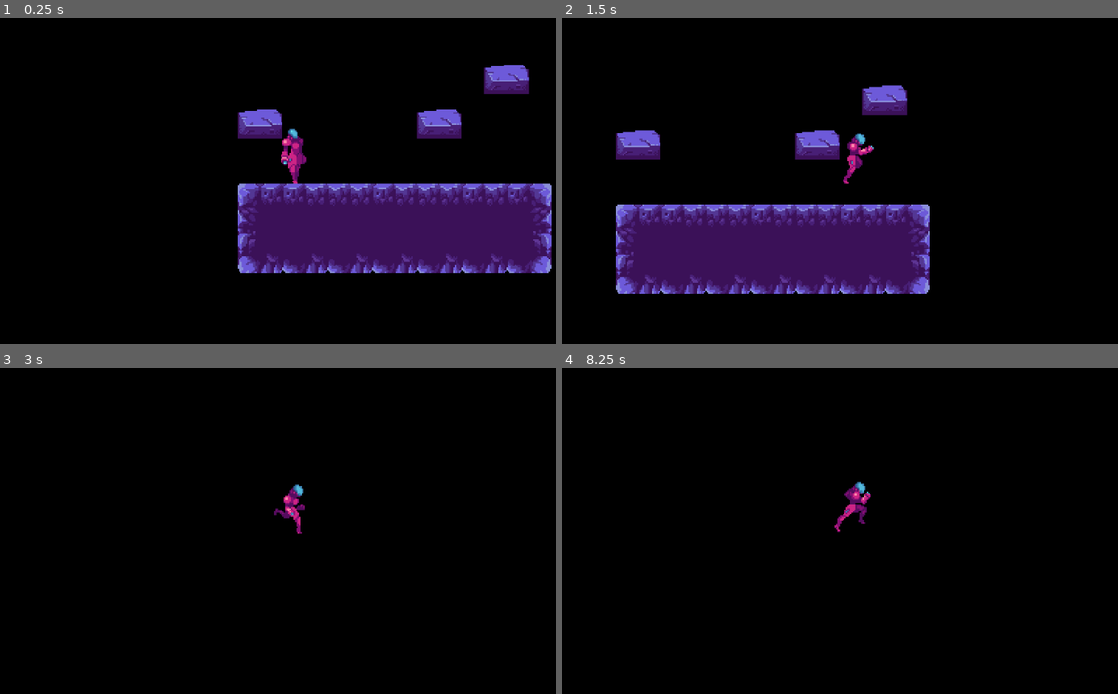
Above: before the commit, frames 1-4 (two rows, left to right).
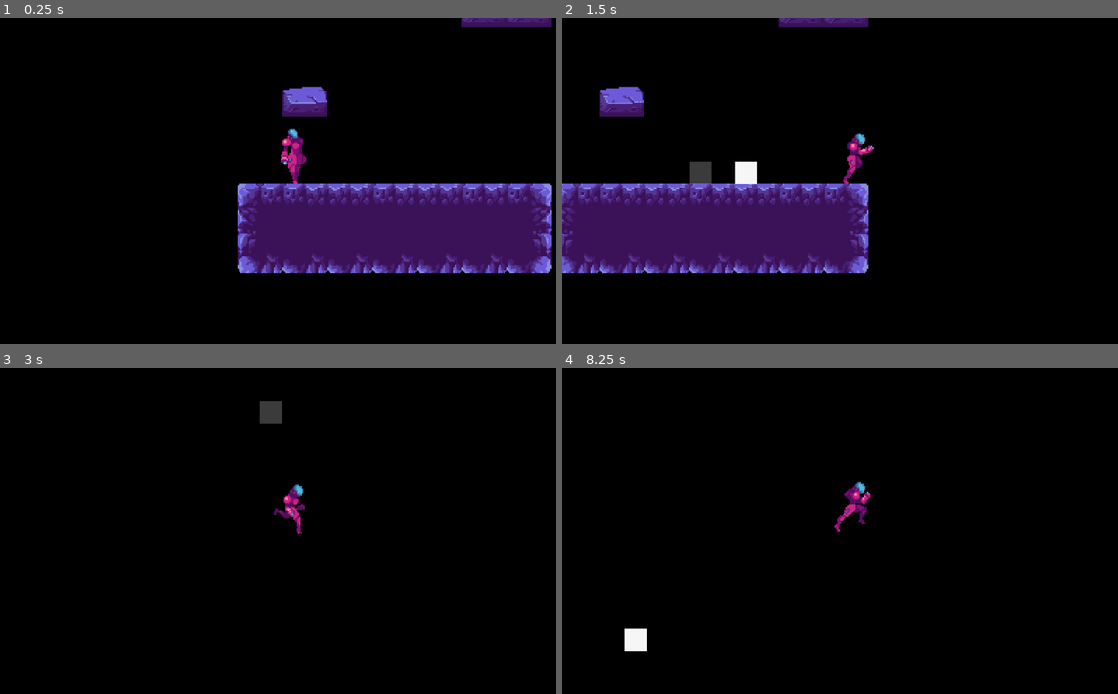
Above: after the commit, the same moments.

Repository: Enweave/gmtk2024
Game: Godot game, scene res://levels/level_test.tscn
Same seed, same stepped clock (60 frames per second), same inputs: the game is played once before the commit and once after it.
Inputs (mouse positions are in pixels of both pictures, inside the frame that each line leads up to):
- Up to frame 1 (0.25 s): no input
- Up to frame 2 (1.5 s): move the mouse to (984, 167) at 0.52 s; hold D (move_right) from 0.53 s (still down); click (984, 167) at 0.6 s; tap Space (jump) at 0.77 s; move the mouse to (739, 200) at 1.27 s; click (739, 200) at 1.35 s
- Up to frame 3 (3 s): tap Space (jump) at 1.52 s; move the mouse to (355, 459) at 2.02 s; release D (move_right) at 2.03 s; hold A (move_left) 2.03-2.78 s; click (355, 459) at 2.1 s; move the mouse to (266, 599) at 2.77 s; hold D (move_right) from 2.78 s (still down); click (266, 599) at 2.85 s
- Up to frame 4 (8.25 s): tap Space (jump) at 3.02, 3.77, 4.52, 6.02, 6.77, 7.52 s; move the mouse to (1034, 583) at 3.52 s; click (1034, 583) at 3.6 s; move the mouse to (678, 485) at 4.27 s; release D (move_right) at 4.28 s; hold A (move_left) 4.28-5.03 s; click (678, 485) at 4.35 s; move the mouse to (884, 534) at 5.02 s; hold D (move_right) 5.03-5.78 s; click (884, 534) at 5.1 s; move the mouse to (767, 449) at 5.77 s; hold A (move_left) 5.78-7.28 s; click (767, 449) at 5.85 s; move the mouse to (984, 517) at 6.52 s; click (984, 517) at 6.6 s; move the mouse to (739, 550) at 7.27 s; hold D (move_right) from 7.28 s (still down); click (739, 550) at 7.35 s; move the mouse to (917, 459) at 8.02 s; click (917, 459) at 8.1 s

The runs differ from the first frame. In frame 1, 3.3% of the frame differs, in the area x 42-100%, y 0-38%; in frame 2, 19%, in the area x 0-67%, y 0-85%; in frame 3, 0.3%; in frame 4, 0.3%.

Commit message:
block thingy

Diff:
--- /dev/null
+++ b/actors/buildable/block/block.gd
@@ -0,0 +1,22 @@
+extends RigidBody2D
+
+class_name Block
+
+@onready var anim_player = %AnimationPlayer
+var is_being_removed: bool = false
+
+# Called when the node enters the scene tree for the first time.
+func _ready() -> void:
+	anim_player.play("appear")
+
+
+func remove() -> void:
+	if !is_being_removed:
+		is_being_removed = true
+		anim_player.play("disappear")
+		await get_tree().create_timer(0.5).timeout
+		queue_free()
+
+# Called every frame. 'delta' is the elapsed time since the previous frame.
+func _process(delta: float) -> void:
+	pass
--- /dev/null
+++ b/actors/buildable/block/block.tscn
@@ -0,0 +1,78 @@
+[gd_scene load_steps=7 format=3 uid="uid://c8avthnktmgsj"]
+
+[ext_resource type="Script" path="res://actors/buildable/block/block.gd" id="1_7nx27"]
+
+[sub_resource type="RectangleShape2D" id="RectangleShape2D_u56c2"]
+size = Vector2(16, 16)
+
+[sub_resource type="Animation" id="Animation_6r0uf"]
+length = 0.001
+tracks/0/type = "value"
+tracks/0/imported = false
+tracks/0/enabled = true
+tracks/0/path = NodePath(".:color")
+tracks/0/interp = 1
+tracks/0/loop_wrap = true
+tracks/0/keys = {
+"times": PackedFloat32Array(0),
+"transitions": PackedFloat32Array(1),
+"update": 0,
+"values": [Color(1, 1, 1, 1)]
+}
+
+[sub_resource type="Animation" id="Animation_t5rb2"]
+resource_name = "appear"
+length = 0.5
+tracks/0/type = "value"
+tracks/0/imported = false
+tracks/0/enabled = true
+tracks/0/path = NodePath(".:color")
+tracks/0/interp = 1
+tracks/0/loop_wrap = true
+tracks/0/keys = {
+"times": PackedFloat32Array(0, 0.5),
+"transitions": PackedFloat32Array(1, 1),
+"update": 0,
+"values": [Color(1, 1, 1, 0), Color(0.968627, 0.968627, 0.968627, 1)]
+}
+
+[sub_resource type="Animation" id="Animation_ogfb1"]
+resource_name = "disappear"
+length = 0.5
+tracks/0/type = "value"
+tracks/0/imported = false
+tracks/0/enabled = true
+tracks/0/path = NodePath(".:color")
+tracks/0/interp = 1
+tracks/0/loop_wrap = true
+tracks/0/keys = {
+"times": PackedFloat32Array(0, 0.166667, 0.2, 0.366667, 0.5),
+"transitions": PackedFloat32Array(1, 1, 1, 1, 1),
+"update": 0,
+"values": [Color(0.968627, 0.968627, 0.968627, 1), Color(0.968627, 0.968627, 0.968627, 0), Color(0.968627, 0.47451, 0.968627, 0.631373), Color(0.4753, 0.8051, 0.97, 0.368627), Color(0.4753, 0.8051, 0.97, 0)]
+}
+
+[sub_resource type="AnimationLibrary" id="AnimationLibrary_fs4s7"]
+_data = {
+"RESET": SubResource("Animation_6r0uf"),
+"appear": SubResource("Animation_t5rb2"),
+"disappear": SubResource("Animation_ogfb1")
+}
+
+[node name="Block" type="RigidBody2D"]
+continuous_cd = 2
+contact_monitor = true
+max_contacts_reported = 1
+script = ExtResource("1_7nx27")
+
+[node name="CollisionShape2D" type="CollisionShape2D" parent="."]
+shape = SubResource("RectangleShape2D_u56c2")
+
+[node name="Polygon2D" type="Polygon2D" parent="."]
+polygon = PackedVector2Array(-8, -8, 8, -8, 8, 8, -8, 8)
+
+[node name="AnimationPlayer" type="AnimationPlayer" parent="Polygon2D"]
+unique_name_in_owner = true
+libraries = {
+"": SubResource("AnimationLibrary_fs4s7")
+}
--- a/actors/player/player.gd
+++ b/actors/player/player.gd
@@ -6,7 +6,9 @@
 @export var SPEED: float = 200.
 @export var JUMP_FORCE: float = 300.
 @export var NUM_JUMPS: int = 2
+@export var block_scene: PackedScene = preload("res://actors/buildable/block/block.tscn")
 
+var space_state: PhysicsDirectSpaceState2D
 var jumps_left: int = NUM_JUMPS
 var just_jumped: bool = false
 var FRICTION: float = SPEED/10
@@ -27,10 +29,14 @@
 
 var current_state: PlayerState = PlayerState.IDLE
 
+func _ready():
+	space_state = get_world_2d().direct_space_state
+
 func _physics_process(delta):
 	process_gravity(delta)
 	player_run(delta)
 	player_jump(delta)
+	process_mouse(delta)
 	move_and_slide()
 	update_animations()
 
@@ -41,6 +47,28 @@
 			velocity.y = -JUMP_FORCE
 			jumps_left -= 1
 			current_state = PlayerState.JUMP
+
+
+func process_mouse(_delta):
+	if Input.is_action_just_pressed("fire"):
+		# get the mouse position
+		var mouse_position: Vector2 = get_global_mouse_position()
+		var params: PhysicsPointQueryParameters2D = PhysicsPointQueryParameters2D.new()
+		params.position = mouse_position
+		var results: Array[Dictionary] = space_state.intersect_point(params)
+		# check if space is free around the mouse position
+		if results.size() == 0:
+			# create a new block at the mouse position
+			var block_instance : Block = block_scene.instantiate()
+			block_instance.position = mouse_position
+			get_tree().get_root().add_child(block_instance)
+		else:
+			# remove the block at the mouse position
+			for result in results:
+				var collider = result["collider"]
+				if collider is Block:
+					collider.remove()
+
 
 func process_gravity(delta):
 	if is_on_floor():
--- a/levels/level_test.tscn
+++ b/levels/level_test.tscn
@@ -137,11 +137,10 @@
 tile_set = SubResource("TileSet_bsuna")
 format = 2
 layer_0/name = "ground"
-layer_0/tile_data = PackedInt32Array(0, 851968, 7, 65536, 85 …(940 unchanged characters)… 1085, 1048576, 9, 196621, 1048576, 10, -196608, 655360, 7, -196607, 720896, 7, -196600, 655360, 7, -196599, 720896, 7, -327669, 655360, 7, -327668, 720896, 7, -262144, 655360, 6, -262143, 720896, 6, -262136, 655360, 6, -262135, 720896, 6, -393205, 655360, 6, -393204, 720896, 6)
+layer_0/tile_data = PackedInt32Array(0, 851968, 7, 65536, 85 …(940 unchanged characters)… 1085, 1048576, 9, 196621, 1048576, 10, -327678, 655360, 6, -262142, 655360, 7, -327677, 720896, 6, -262141, 720896, 7, -589812, 655360, 6, -524276, 655360, 7, -589811, 720896, 6, -524275, 720896, 7, -589814, 655360, 6, -524278, 655360, 7, -589813, 720896, 6, -524277, 720896, 7)
 
 [node name="Player" parent="." instance=ExtResource("2_2xihh")]
 position = Vector2(41, -1)
-NUM_JUMPS = 3
 
 [node name="Camera2D" type="Camera2D" parent="Player"]
 zoom = Vector2(2.735, 2.735)
--- a/project.godot
+++ b/project.godot
@@ -32,6 +32,11 @@
 "events": [Object(InputEventKey,"resource_local_to_scene":false,"resource_name":"","device":-1,"window_id":0,"alt_press …(191 unchanged characters)…
 ]
 }
+fire={
+"deadzone": 0.5,
+"events": [Object(InputEventMouseButton,"resource_local_to_scene":false,"resource_name":"","device":-1,"window_id":0,"alt_pressed":false,"shift_pressed":false,"ctrl_pressed":false,"meta_pressed":false,"button_mask":1,"position":Vector2(135, 15),"global_position":Vector2(144, 61),"factor":1.0,"button_index":1,"canceled":false,"pressed":true,"double_click":false,"script":null)
+]
+}
 
 [layer_names]
 
